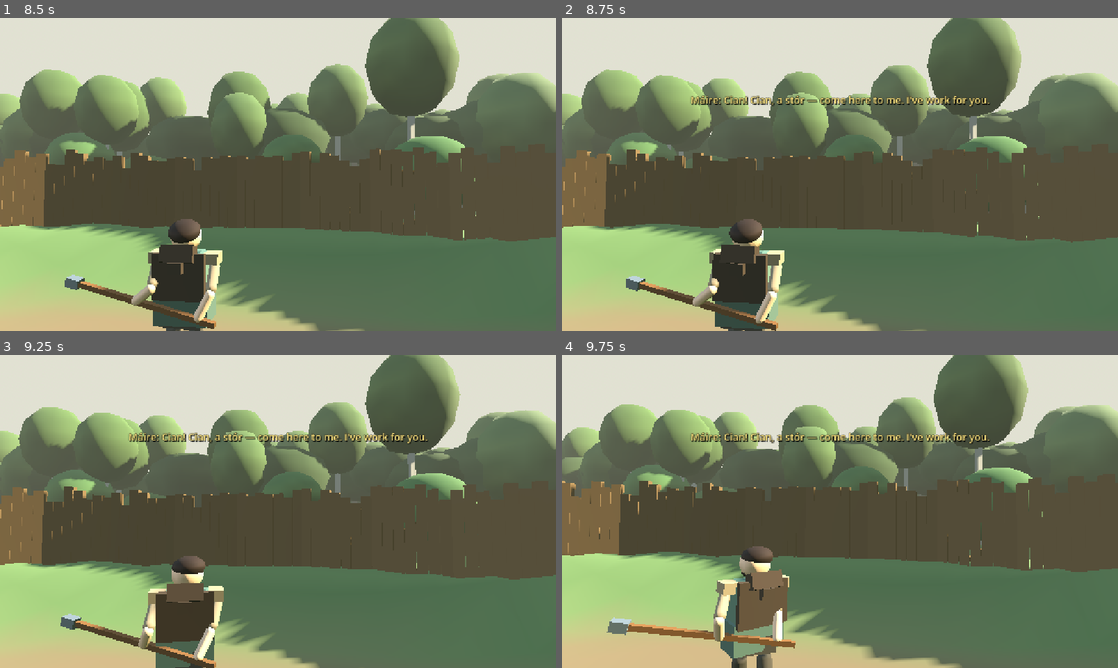
Above: before the commit, frames 1-4 (two rows, left to right).
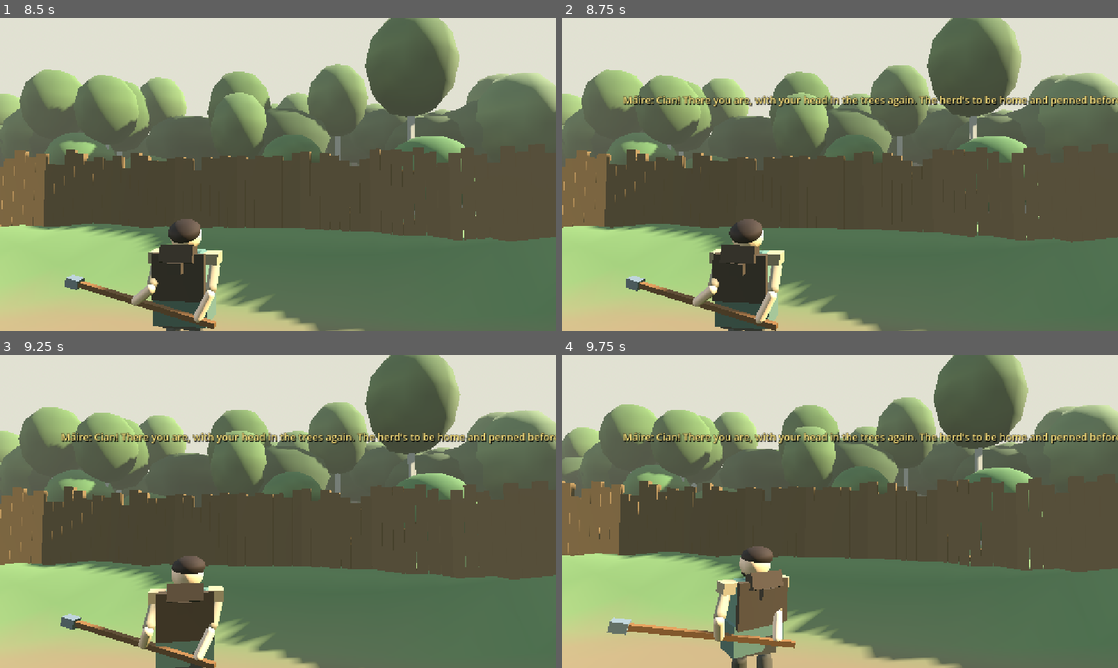
Above: after the commit, the same moments.

Repository: fortins4/devPlayground
Game: Godot game, scene res://scenes/prologue/opening_cattle_drive.tscn
The game is run twice, just before and just after one commit, with the same random seed, the same clock (stepped at 60 frames per second) and the same inputs. This scene is started directly instead of the project's main scene.
Inputs (mouse positions are in pixels of both pictures, inside the frame that each line leads up to):
- Up to frame 1 (8.5 s): tap Enter at 0.5 s; move the mouse to (305, 174) at 0.52 s; hold Right mouse button (attack_heavy) 0.53-1.28 s; hold W (move_forward) 0.53-5.78 s; click (305, 174) at 0.67 s; tap Space (jump) at 0.77, 1.52, 3.02, 3.77, 4.52, 6.02, 6.77, 7.52 s; move the mouse to (250, 174) at 1.27 s; click (250, 174) at 1.35 s; move the mouse to (289, 168) at 2.02 s; hold H (band_toggle) 2.03-2.78 s; move the mouse to (272, 180) at 2.77 s; tap Ctrl (crouch) at 2.85 s; click (272, 180) at 2.92 s; move the mouse to (316, 177) at 3.52 s; hold Q (cycle_weapon) 3.53-4.28 s; move the mouse to (233, 171) at 4.27 s; tap E (interact) at 4.35 s; move the mouse to (283, 174) at 5.02 s; hold Shift (sprint) 5.03-5.78 s; click (283, 174) at 5.17 s; move the mouse to (255, 168) at 5.77 s; hold D (move_right) 5.78-6.53 s; tap Alt (walk) at 5.85 s; move the mouse to (305, 174) at 6.52 s; hold 3 (weapon_goad) 6.53-7.28 s; hold W (move_forward) from 6.53 s (still down); move the mouse to (250, 174) at 7.27 s; tap 1 (weapon_hatchet) at 7.35 s; click (250, 174) at 7.42 s; move the mouse to (289, 168) at 8.02 s; hold 2 (weapon_knife) from 8.03 s (still down)
- Up to frame 2 (8.75 s): keep holding W (move_forward); keep holding 2 (weapon_knife)
- Up to frame 3 (9.25 s): move the mouse to (272, 517) at 8.77 s; release W (move_forward) at 8.78 s; release 2 (weapon_knife) at 8.78 s; hold A (move_left) from 8.78 s (still down); tap R at 8.85 s; tap Space (jump) at 9.02 s
- Up to frame 4 (9.75 s): move the mouse to (878, 514) at 9.52 s; release A (move_left) at 9.53 s; hold W (move_forward) from 9.53 s (still down); tap T at 9.6 s; click (878, 514) at 9.67 s

Frame 1 is identical in both runs. In frame 2, 1.8% of the frame differs, in the area x 11-100%, y 24-29%; in frame 3, 1.8%; in frame 4, 1.7%.

Commit message:
Opening intro: Máire's call is the user-picked line (head in the trees, herd home and penned before dark)

Diff:
--- a/scripts/prologue/opening_daydream_intro.gd
+++ b/scripts/prologue/opening_daydream_intro.gd
@@ -33,7 +33,7 @@
 ## north field bank (oak / ash crowns stand well clear of the stakes from here).
 const SPOT := Vector3(0.3, 0.0, -7.3)
 const SPOT_YAW_DEG := 6.0
-const CALL_LINE := "Cian! Cian, a stór — come here to me. I've work for you."
+const CALL_LINE := "Cian! There you are, with your head in the trees again. The herd's to be home and penned before dark."
 
 ## Timeline (s from the first frame of the shot).
 const T_CALL := 8.6               ## Máire's call
